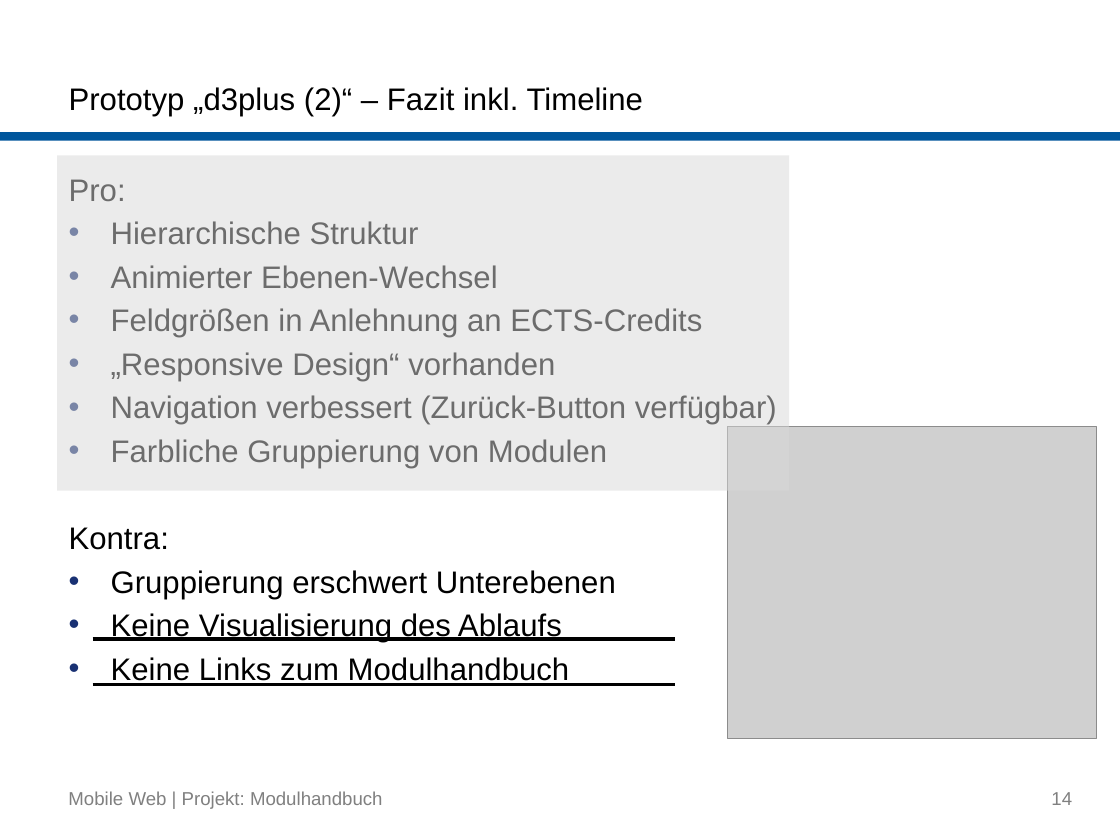
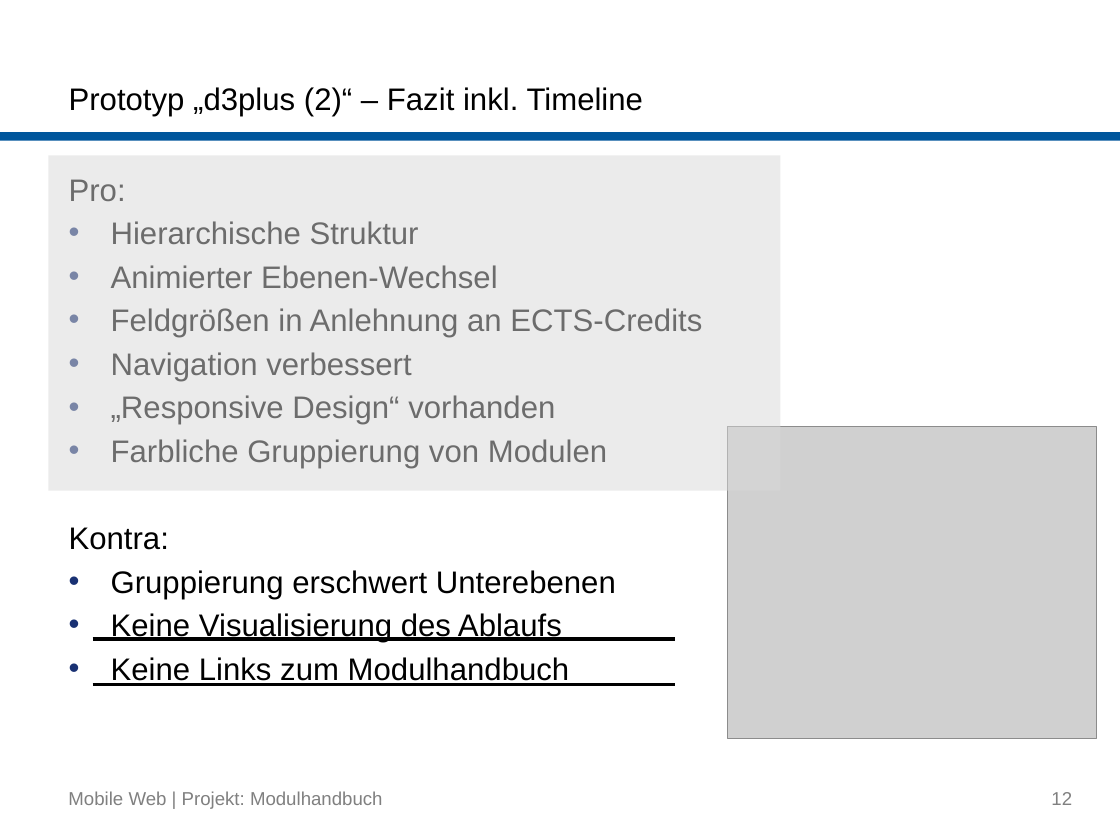
Before and after one commit to buk/mobile-web-modulhandbuch, a slide deck: slide 12 of presentation/2015-07-09_Mobile-Web_Gruppe-Modulhandbuch.pptx (slide 14 before the commit). Drawn at 1120x840 pixels with LibreOffice and Linux fonts; fonts in the diff are those of the drawing; grey boxes stand for pictures; background and template pictures are left out. Boxes give left, top, right and bottom in pixels: in the first picture for what was removed or moved away, otherwise in the second. Text is boxed around its words. In the diff, an @@ line names an element or a change of style, - is before the commit and + after.

```diff
--- a/presentation/2015-07-09_Mobile-Web_Gruppe-Modulhandbuch.pptx
+++ b/presentation/2015-07-09_Mobile-Web_Gruppe-Modulhandbuch.pptx
@@ rectangle: place and size @@
-rectangle at bbox=[57, 156, 790, 491]
+rectangle at bbox=[48, 156, 781, 491]
@@ text at bbox=[111, 352, 411, 381]: paragraph added @@
+• Navigation verbessert
@@ text at bbox=[111, 395, 777, 425]: paragraph removed @@
-• Navigation verbessert (Zurück-Button verfügbar)
@@ page number at bbox=[1051, 792, 1072, 805]: text changed @@
-14
+12
```
Also in this commit, not shown: 1 other slide changed, 3 slides removed.
